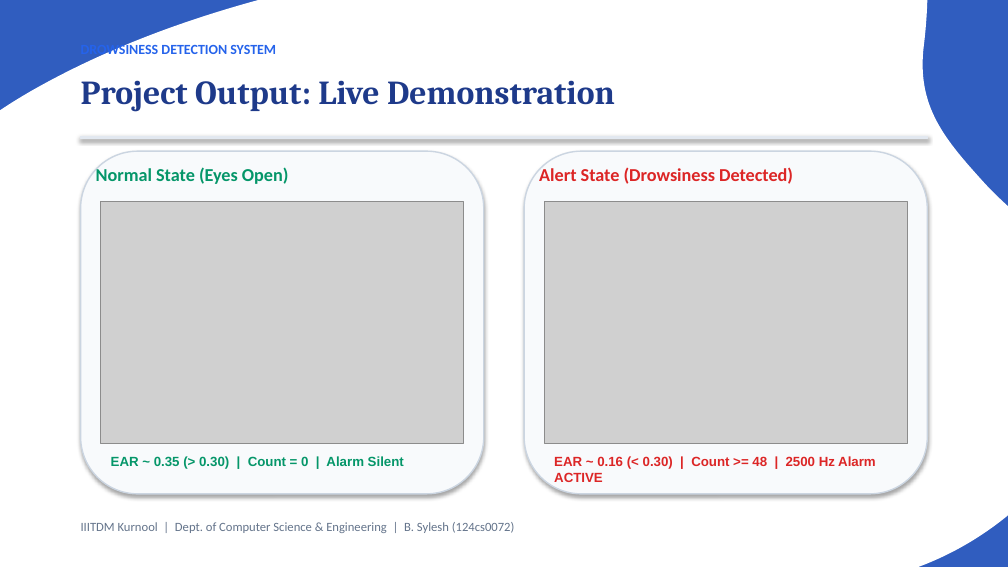
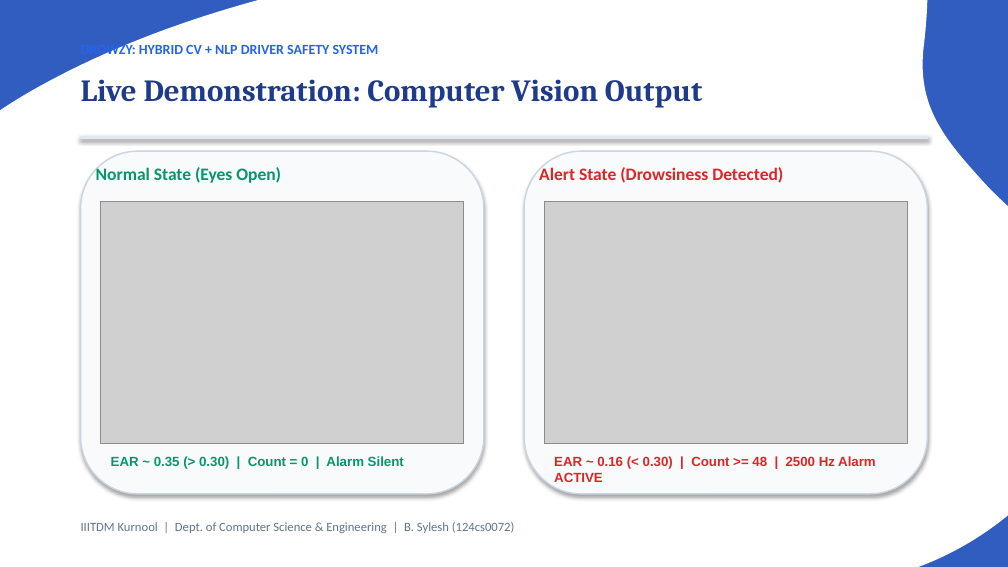
Before and after one commit to iotaaw/Drozy, a slide deck: slide 20 of Drowsiness_Detection_Presentation.pptx (slide 15 before the commit). Drawn at 1008x567 pixels with LibreOffice and Linux fonts; fonts in the diff are those of the drawing; grey boxes stand for pictures. Boxes give left, top, right and bottom in pixels: in the first picture for what was removed or moved away, otherwise in the second. Text is boxed around its words. In the diff, an @@ line names an element or a change of style, - is before the commit and + after.

Commit message:
Add Drowzy NLP driver safety project

```diff
--- a/Drowsiness_Detection_Presentation.pptx
+++ b/Drowsiness_Detection_Presentation.pptx
@@ text at <box>81,42,379,58</box>: text changed @@
-DROWSINESS DETECTION SYSTEM
+DROWZY: HYBRID CV + NLP DRIVER SAFETY SYSTEM
@@ text at <box>81,79,702,108</box>: text changed; size 24 to 22 pt @@
-Project Output: Live Demonstration
+Live Demonstration: Computer Vision Output
@@ text "Normal State (Eyes Open)" at <box>96,166,281,183</box>: size 13 to 12.5 pt @@
@@ text "Alert State (Drowsiness Detected)" at <box>539,166,783,183</box>: size 13 to 12.5 pt @@
```
Also in this commit, not shown: 9 other slides changed, 13 slides added, 8 slides removed, 23 other files.
